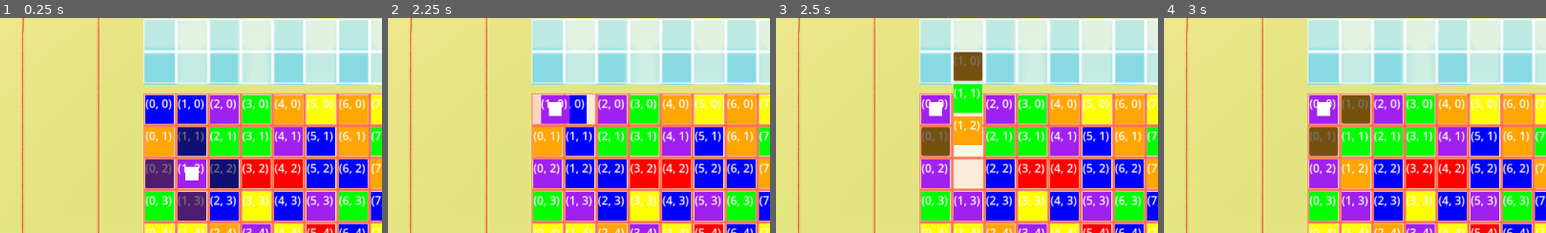
Above: before the commit, frames 1-4 (left to right).
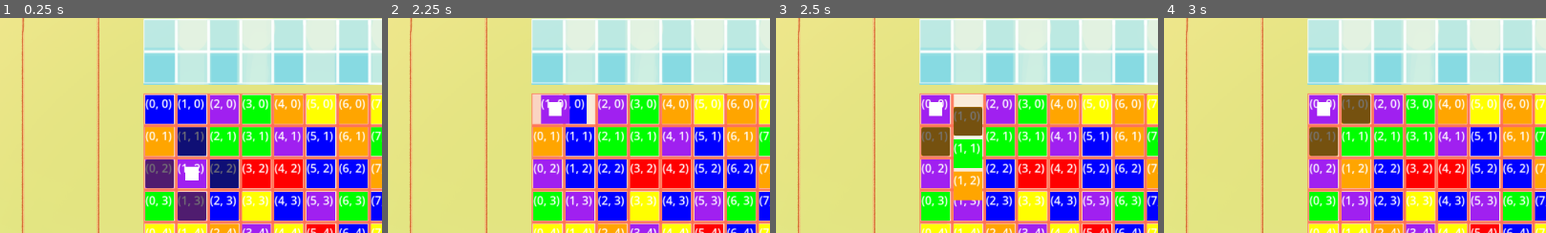
Above: after the commit, the same moments.

Repository: hulien22/gmtk2023
Game: Godot game, scene res://scenes/main.tscn
Two runs of this game, one before a commit and one after it. Both use one fixed random seed, a clock stepped at 60 frames per second and the inputs below.
Inputs (mouse positions are % of the whole screen's width and height, from its top left):
- Up to frame 1 (0.25 s): no input
- Up to frame 2 (2.25 s): click (26, 37) at 0.52 s; click (26, 29) at 1.27 s; click (22, 29) at 2.02 s
- Up to frame 3 (2.5 s): no input
- Up to frame 4 (3 s): no input
The pictures show only the part of the screen within x 1-51%, y 8-58%; the shares and areas given below are measured in that part.

Frames 1-2 are identical in both runs. In frame 3, 5.0% of the frame differs, in the area x 46-54%, y 15-85%; in frame 4, nothing differs.

Commit message:
elastic on drop?

Diff:
--- a/scenes/Grid.gd
+++ b/scenes/Grid.gd
@@ -127,8 +127,8 @@
 	tiles[b.y][b.x].posn = Vector2(b.x,b.y)
 
 	if do_move:
-		tiles[a.y][a.x].move(posn_from_grid(Vector2(a.x,a.y)), Tween.TRANS_BOUNCE)
-		tiles[b.y][b.x].move(posn_from_grid(Vector2(b.x,b.y)), Tween.TRANS_BOUNCE)
+		tiles[a.y][a.x].move(posn_from_grid(Vector2(a.x,a.y)), Tween.TRANS_BOUNCE, 0.3)
+		tiles[b.y][b.x].move(posn_from_grid(Vector2(b.x,b.y)), Tween.TRANS_BOUNCE, 0.3)
 #	tiles[a.y][a.x].move(tile_b.position)
 #	tiles[b.y][b.x].move(tile_a_position)
 
@@ -173,7 +173,7 @@
 
 	for h in height:
 		for w in width:
-			tiles[h][w].move(posn_from_grid(Vector2(w,h)), Tween.TRANS_QUAD)
+			tiles[h][w].move(posn_from_grid(Vector2(w,h)), Tween.TRANS_ELASTIC, 0.5)
 
 func remove_deleted_tiles():
 	pass
--- a/scenes/Tile.gd
+++ b/scenes/Tile.gd
@@ -55,6 +55,6 @@
 func _button_pressed():
 	Events.emit_signal("move_player_click", posn)
 
-func move(target, transformation):
+func move(target, transformation, secs):
 	var tween: Tween = create_tween()
-	tween.tween_property(self,"position",target, 0.3).set_trans(transformation).set_ease(Tween.EASE_OUT)
+	tween.tween_property(self,"position",target, secs).set_trans(transformation).set_ease(Tween.EASE_OUT)
